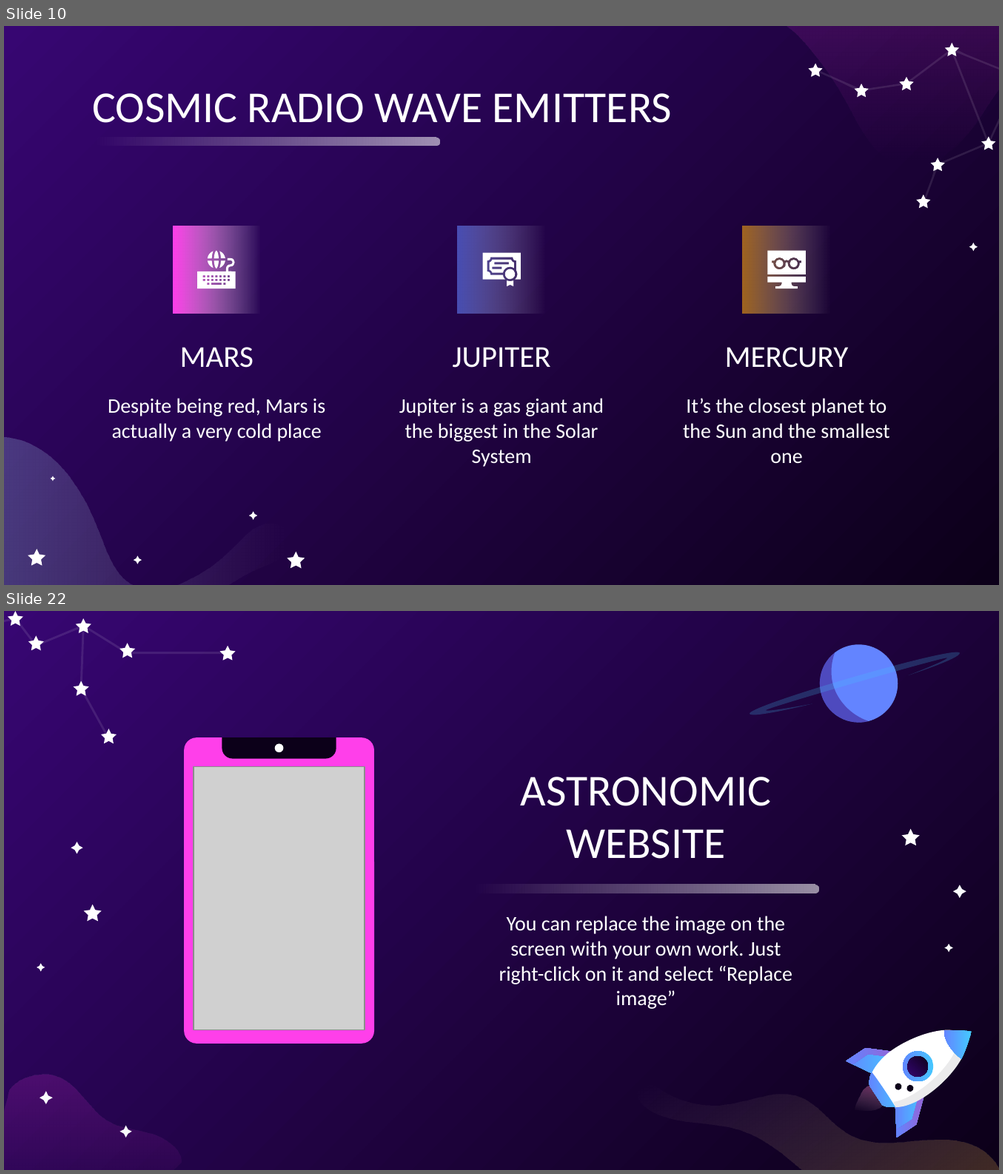
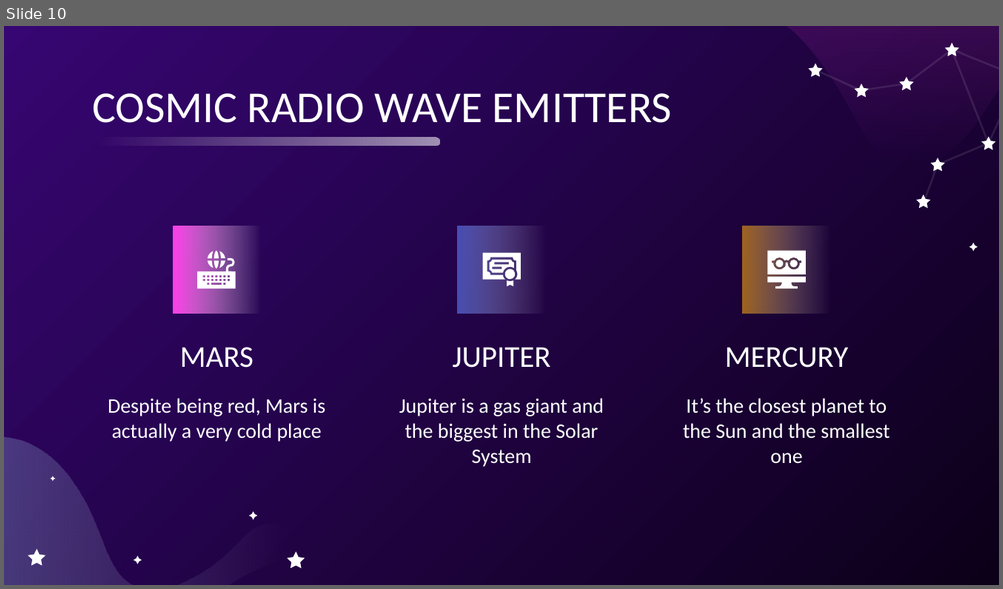
Before and after one commit to usedgenes/Rocketry-Curriculum, a slide deck: Beginner/Day 2/History of Rocketry.pptx. Shown one above the other, each under a label of ours: slides 10 and 22 before the commit, slide 10 after it; the slides between them are not shown. The pictures are 1003x1174 and 1003x589 pixels, drawn with LibreOffice and Linux fonts; fonts in the diff are those of the drawing; grey boxes stand for pictures. Boxes give left, top, right and bottom in pixels: in the first picture for what was removed or moved away, otherwise in the second. Text is boxed around its words. In the diff, an @@ line names an element or a change of style, - is before the commit and + after.

```diff
--- a/Beginner/Day 2/History of Rocketry.pptx
+++ b/Beginner/Day 2/History of Rocketry.pptx
@@ slide 22 removed at <box>4,611,999,1170</box>, background gradient #0C0019 to #370672 @@
@@ freeform shape removed at <box>747,652,961,715</box> @@
@@ freeform shape removed at <box>819,645,897,723</box> @@
@@ freeform shape removed at <box>819,652,868,723</box> @@
@@ group removed at <box>4,611,236,770</box>: 8 freeform shapes @@
@@ rounded rectangle removed at <box>184,738,374,1044</box> @@
@@ round same rect removed at <box>222,738,336,758</box> @@
@@ ellipse removed at <box>275,743,284,752</box> @@
@@ picture removed at <box>194,766,365,1030</box> @@
@@ title removed at <box>521,777,771,859</box> @@
-ASTRONOMIC WEBSITE
@@ rounded rectangle removed at <box>472,885,819,894</box> @@
@@ group removed at <box>37,829,966,1138</box>: 8 freeform shapes @@
@@ subtitle removed at <box>499,916,793,1009</box> @@
-You can replace the image on the screen with your own work. Just right-click on it and select “Replace image”
@@ freeform shape removed at <box>4,1074,181,1170</box> @@
@@ freeform shape removed at <box>620,1055,999,1170</box> @@
@@ group removed at <box>845,1031,973,1138</box>: 13 freeform shapes @@
```
Also in this commit, not shown: 1 slide added, 27 other slides removed, 4 other files.
